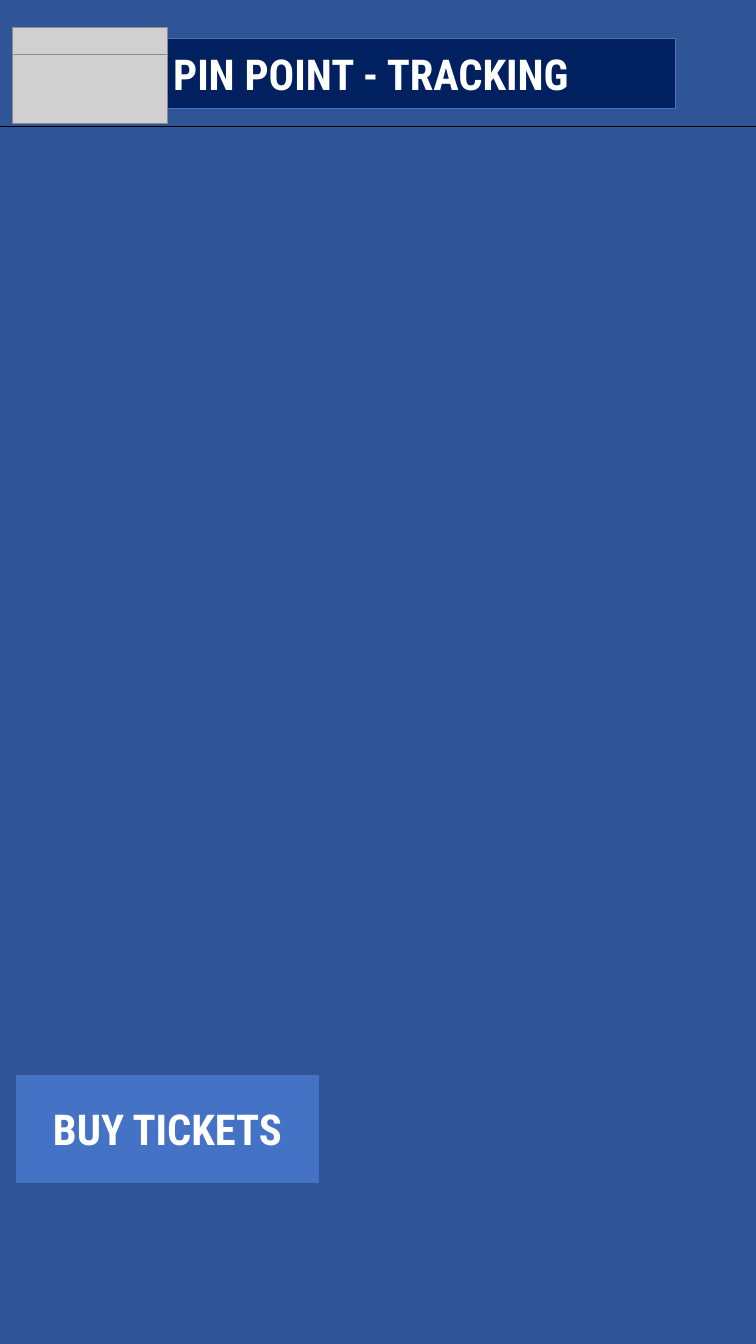
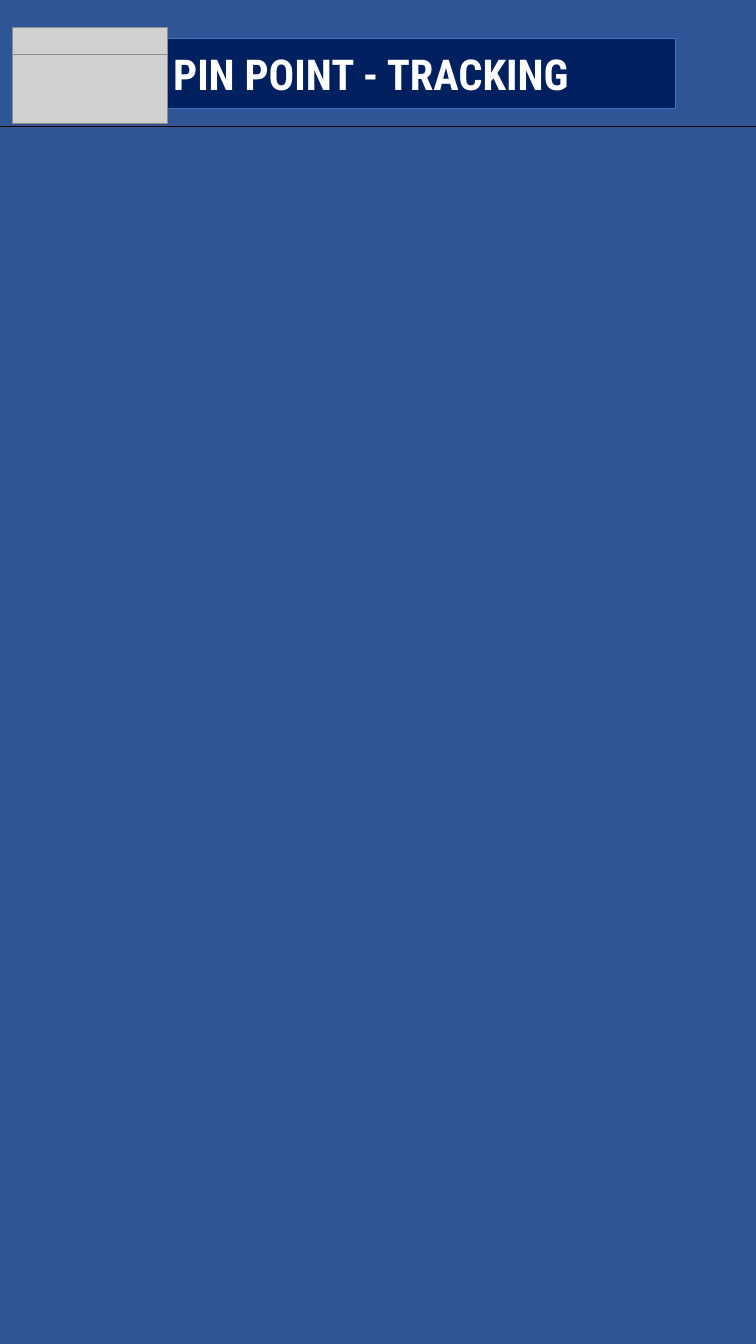
Before and after one commit to alpineda1/userdesMI182-A1-imbuada-alpineda1, a slide deck: slide 4 of Documents/semi - mockup final .pptx. Drawn at 756x1344 pixels with LibreOffice and Linux fonts; fonts in the diff are those of the drawing; grey boxes stand for pictures; background and template pictures are left out. Boxes give left, top, right and bottom in pixels: in the first picture for what was removed or moved away, otherwise in the second. Text is boxed around its words. In the diff, an @@ line names an element or a change of style, - is before the commit and + after.

```diff
--- a/Documents/semi - mockup final .pptx
+++ b/Documents/semi - mockup final .pptx
@@ rectangle removed at (15,1075,319,1183) @@
-BUY TICKETS
```
Also in this commit, not shown: 1 other slide changed.
